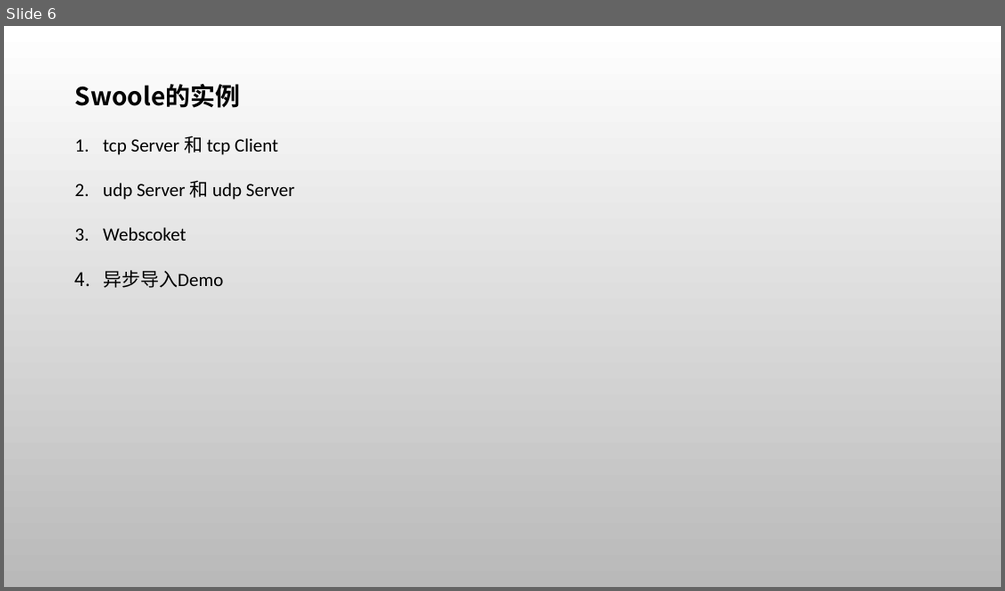
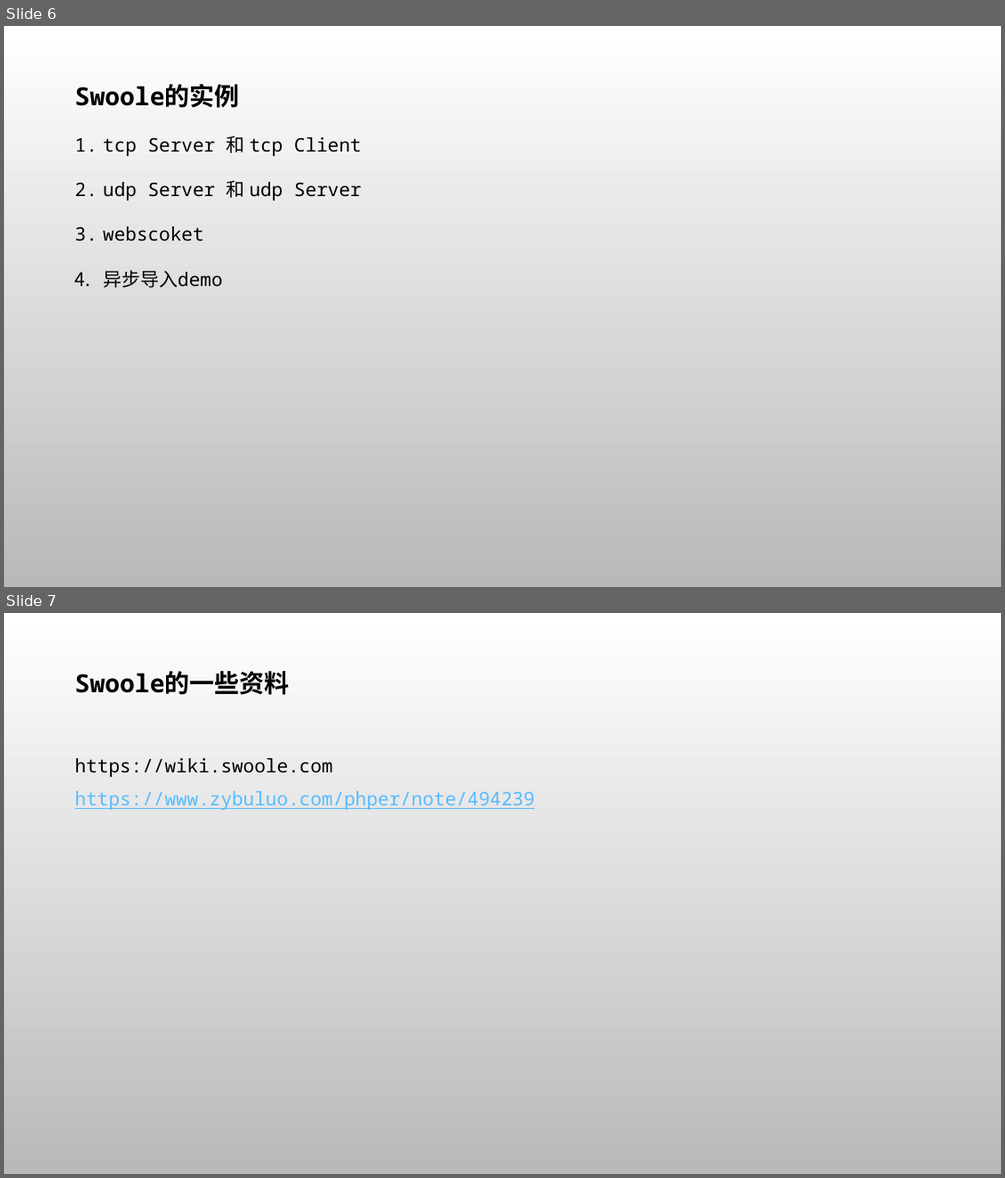
Before and after one commit to zhimma/swoole-demo, a slide deck: swoole.pptx. Shown one above the other, each under a label of ours: slide 6 before the commit, slides 6 and 7 after it. The pictures are 1005x591 and 1005x1178 pixels, drawn with LibreOffice and Linux fonts; fonts in the diff are those of the drawing; background and template pictures are left out. Boxes give left, top, right and bottom in pixels: in the first picture for what was removed or moved away, otherwise in the second. Text is boxed around its words. In the diff, an @@ line names an element or a change of style, - is before the commit and + after.

```diff
--- a/swoole.pptx
+++ b/swoole.pptx
@@ slide 7 added at [4, 613, 1001, 1174], background picture (left out) @@
@@ text added at [75, 671, 535, 810], 18 pt, text #56BCFE, underline @@
+Swoole的一些资料
+https://wiki.swoole.com
+https://www.zybuluo.com/phper/note/494239
@@ slide 6 changed as well @@
@@ text at [75, 84, 362, 200]: font Noto Sans CJK SC to Noto Sans Mono in "Swoole的实例"; font Calibri to Noto Sans Mono in "tcp Server 和 tcp Client", "udp Server 和 udp Server" @@
@@ text at [103, 226, 222, 288]: text changed; font Calibri to Noto Sans Mono @@
-3. Webscoket
-4. 异步导入Demo
+3. webscoket
+4. 异步导入demo
```
Also in this commit, not shown: 4 other slides changed, 3 other files.
